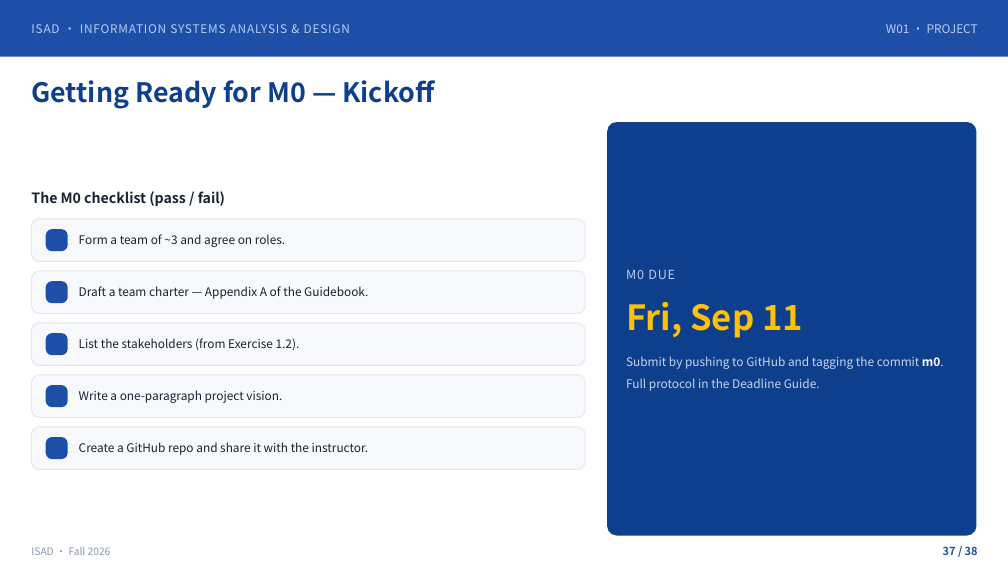
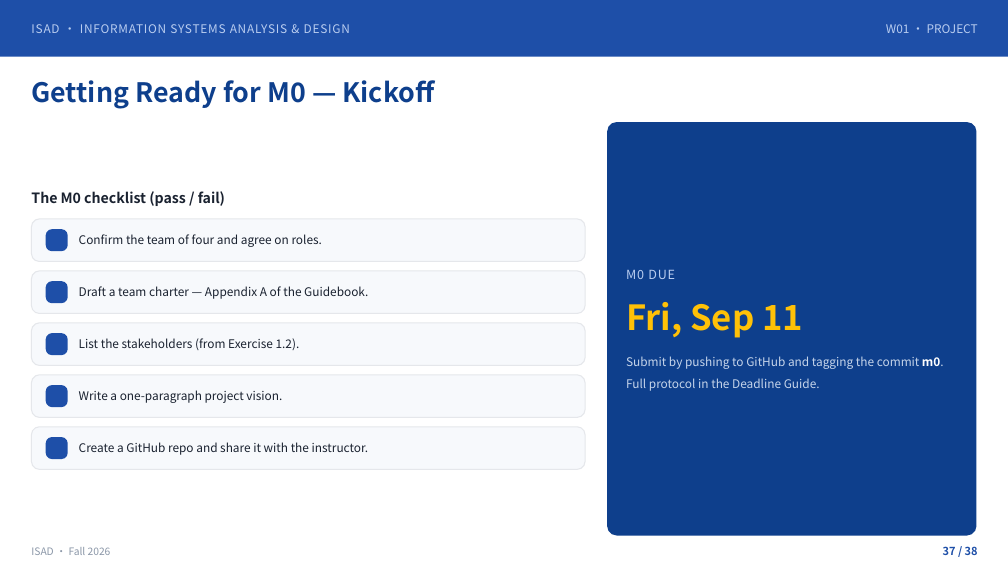
Before and after one commit to klausren/isad-course, a slide deck: slide 37 of 01-slides/W01-Introduction-Systems-Analysts-and-OOAD.pptx. Drawn at 1008x567 pixels with LibreOffice and Linux fonts; fonts in the diff are those of the drawing; background and template pictures are left out. Boxes give left, top, right and bottom in pixels: in the first picture for what was removed or moved away, otherwise in the second. Text is boxed around its words. In the diff, an @@ line names an element or a change of style, - is before the commit and + after.

```diff
--- a/01-slides/W01-Introduction-Systems-Analysts-and-OOAD.pptx
+++ b/01-slides/W01-Introduction-Systems-Analysts-and-OOAD.pptx
@@ text at (79,234,322,247): text changed @@
-Form a team of ~3 and agree on roles.
+Confirm the team of four and agree on roles.
```
Also in this commit, not shown: 1 other slide changed, 13 other files.
